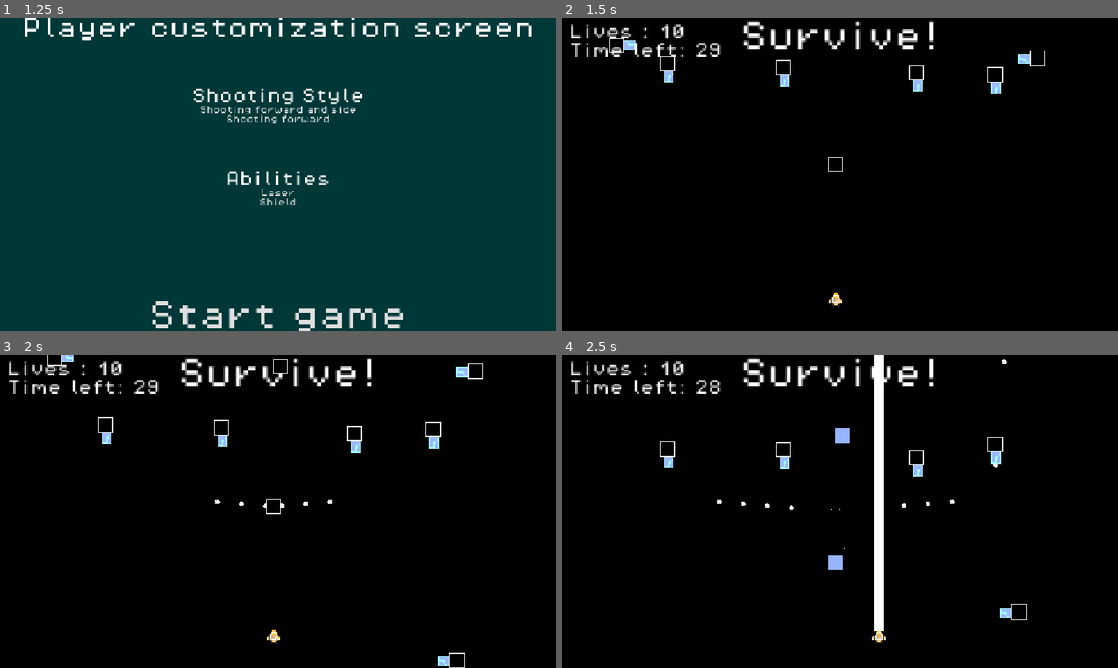
Above: before the commit, frames 1-4 (two rows, left to right).
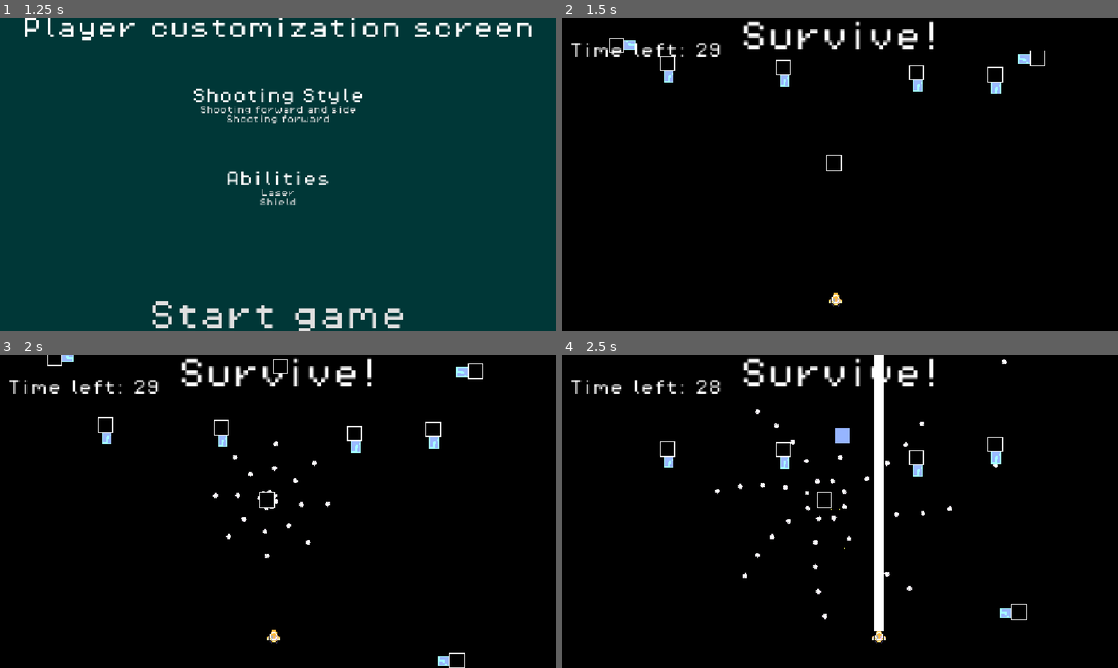
Above: after the commit, the same moments.

Repository: Draftier/Geometric-Invasion-CSS-497
Game: Godot game, scene res://scenes/UI/main_menu.tscn
Same seed, same stepped clock (60 frames per second), same inputs: the game is played once before the commit and once after it. The engine's default icon, where the game draws it, is replaced by a stand-in: a white triangle on a blue panel in a dark square.
Inputs:
- Up to frame 1 (1.25 s): click "Singleplayer" at 0.5 s
- Up to frame 2 (1.5 s): click "Start game" at 1.25 s
- Up to frame 3 (2 s): no input
- Up to frame 4 (2.5 s): hold Right (right) from 2.03 s (still down); hold Z (shoot) from 2.03 s (still down); tap X (ability) at 2.1 s

Frame 1 is identical in both runs. In frame 2, 0.4% of the frame differs, in the area x 1-51%, y 2-50%; in frame 3, 0.6%; in frame 4, 0.9%, in the area x 1-71%, y 2-85%.

Commit message:
Experimenting with emitter points and emitters having emitters

Diff:
--- /dev/null
+++ b/geometric-invasion/delete_this.tscn
@@ -0,0 +1,45 @@
+[gd_scene format=3 uid="uid://d28h2dxhlnoyv"]
+
+[ext_resource type="PackedScene" uid="uid://cu4vxxsdf4l7r" path="res://scenes/Enemy/rotater_shoot_enemy.tscn" id="2_qa1gc"]
+[ext_resource type="Script" uid="uid://dmjfjfilssxt6" path="res://scripts/enemy/movement_base.gd" id="2_ykydf"]
+[ext_resource type="Script" uid="uid://c8u5b5y0i25wp" path="res://scripts/enemy/directional_movement.gd" id="3_7b7m2"]
+[ext_resource type="Script" uid="uid://thlx0gtur2d4" path="res://scripts/enemy/enemy_movement_data.gd" id="4_1a23g"]
+[ext_resource type="PackedScene" uid="uid://u1mg53l5kgsv" path="res://scenes/Player/player_default_shooting_style.tscn" id="6_ykydf"]
+
+[sub_resource type="Resource" id="Resource_1a23g"]
+script = ExtResource("3_7b7m2")
+direction = 2
+distance = 0.5
+metadata/_custom_type_script = "uid://c8u5b5y0i25wp"
+
+[sub_resource type="Resource" id="Resource_7b7m2"]
+script = ExtResource("4_1a23g")
+movement_array = Array[ExtResource("2_ykydf")]([SubResource("Resource_1a23g")])
+metadata/_custom_type_script = "uid://thlx0gtur2d4"
+
+[sub_resource type="Resource" id="Resource_spnbt"]
+script = ExtResource("3_7b7m2")
+direction = 3
+distance = 0.5
+metadata/_custom_type_script = "uid://c8u5b5y0i25wp"
+
+[sub_resource type="Resource" id="Resource_4te4a"]
+script = ExtResource("4_1a23g")
+movement_array = Array[ExtResource("2_ykydf")]([SubResource("Resource_spnbt")])
+metadata/_custom_type_script = "uid://thlx0gtur2d4"
+
+[node name="Node2D" type="Node2D" unique_id=1312807682]
+position = Vector2(-544, -312)
+
+[node name="Player" parent="." unique_id=1651887187 instance=ExtResource("6_ykydf")]
+position = Vector2(543, 308)
+
+[node name="Rotater_Shoot_Enemy" parent="." unique_id=1367146779 instance=ExtResource("2_qa1gc")]
+position = Vector2(664, 304)
+spawn_point_count = 8
+movement_events = SubResource("Resource_7b7m2")
+
+[node name="Rotater_Shoot_Enemy2" parent="." unique_id=933205845 instance=ExtResource("2_qa1gc")]
+position = Vector2(424, 304)
+spawn_point_count = 8
+movement_events = SubResource("Resource_4te4a")
--- a/geometric-invasion/emitter_test.gd
+++ b/geometric-invasion/emitter_test.gd
@@ -1,35 +1,84 @@
+@tool
 extends Node2D
+class_name emitter_test
 
 @export_range(0, 2 * PI) var change_in_angle : float
-@export var num_spawn_points : int = 3
+@export var num_spawn_points : int = 20
 @export_range(0, 2 * PI) var distance_between_bullets : float = 0.0
+@export var bullet_speed : float
+
+var theta : float
+var prev_rotation : float = 0.0
+var cur_rotation : float = 0.0
+
+@export var test_array : Array[emitter_test_resource] = []
 
 @export var bullet : PackedScene
+@export var emitter : PackedScene
+
+func activate() -> void:
+	pass
+
+func reset() -> void:
+	pass
 
 func _ready() -> void:
+	assert(bullet_speed > 0, "Bullet speed is set to 0")
+	theta = $Marker2D.rotation
+
+	if $Timer.timeout.is_connected(_on_timer_timeout):
+		$Timer.timeout.disconnect(_on_timer_timeout)
+
+	$Timer.timeout.connect(_on_timer_timeout)
 	pass
 
 func _physics_process(delta: float) -> void:
-	$Marker2D.rotation += deg_to_rad(10)
-	pass
-
-
-func spawn_bullets() -> void:
-	for i in range(num_spawn_points):
-
-		pass
+	#$Marker2D.rotation += deg_to_rad(10)
 	pass
 
 
 func _on_timer_timeout() -> void:
-	print("fart")
-	var b : Bullet = bullet.instantiate()
+	for i in range (1, num_spawn_points+1):
+		var b : Bullet = bullet.instantiate()
+		#b.global_rotation = clamp(rad_to_deg($Marker2D.rotation), 0, 360)
+		theta = distance_between_bullets
+		#clamp(theta, 0,distance_between_bullets)
+		#fmod(theta, distance_between_bullets)
+		#b.global_rotation = self.global_position.rotated(theta * i).angle()
+		b.global_rotation = (global_rotation + ((theta / num_spawn_points) * i))
+		var temp = PoolManager.emitter_pool.pull_from_pool()
+		temp.emitter = emitter
+		temp.bullet = bullet
+		temp.change_in_angle = change_in_angle
+		temp.distance_between_bullets = distance_between_bullets
+		temp.bullet_speed = bullet_speed
+		temp.global_position = b.global_position
+		b.emitter = temp
+		add_child(b)
 
-	b.global_rotation = $Marker2D.rotation
-	b.global_position = $Marker2D.position
-	add_child(b)
-	b.speed = 250
-	b.activate()
+		if i == 0:
+			print(b.global_rotation)
+		#print(self.global_position.rotated(theta * i).angle())
+		b.speed = 250
+		b.activate()
+
+
+	#for i in test_array:
+		#var b : Bullet = bullet.instantiate()
+		#b.global_rotation = i.radians
+		#
+		#add_child(b)
+		#b.speed = 250
+		#b.activate()
+		#pass
 	$Timer.start()
 
+	# Create a spawn point at each rotated distance
+	#for i in range (spawn_point_count):
+		#var spawn_point = Node2D.new()
+		#var pos = Vector2(radius, 0).rotated(step * i)
+		#spawn_point.position = pos
+		#spawn_point.rotation = pos.angle()
+		#rotater.add_child(spawn_point)
+
 	pass # Replace with function body.
--- a/geometric-invasion/emitter_test.tscn
+++ b/geometric-invasion/emitter_test.tscn
@@ -3,13 +3,35 @@
 [ext_resource type="Texture2D" uid="uid://h688hsh4ax6m" path="res://icon.svg" id="1_d7ven"]
 [ext_resource type="Script" uid="uid://bg7ka1615oja3" path="res://emitter_test.gd" id="1_yn2kh"]
 [ext_resource type="PackedScene" uid="uid://d02ey725i8t81" path="res://scenes/Enemy/obstacle_bullet_base.tscn" id="2_jq3ym"]
+[ext_resource type="Script" uid="uid://fossju3a42ni" path="res://emitter_test_resource.gd" id="2_kw2qj"]
+
+[sub_resource type="Resource" id="Resource_jq3ym"]
+script = ExtResource("2_kw2qj")
+radians = 0.1
+metadata/_custom_type_script = "uid://fossju3a42ni"
+
+[sub_resource type="Resource" id="Resource_kw2qj"]
+script = ExtResource("2_kw2qj")
+radians = 0.15
+metadata/_custom_type_script = "uid://fossju3a42ni"
+
+[sub_resource type="Resource" id="Resource_1lpsg"]
+script = ExtResource("2_kw2qj")
+radians = 0.3
+metadata/_custom_type_script = "uid://fossju3a42ni"
 
 [node name="emitter_test" type="Node2D" unique_id=1019809325]
 position = Vector2(534, 353)
 script = ExtResource("1_yn2kh")
+change_in_angle = 1.047
+num_spawn_points = 2
+distance_between_bullets = 0.567
+bullet_speed = 250.03
+test_array = Array[ExtResource("2_kw2qj")]([SubResource("Resource_jq3ym"), SubResource("Resource_kw2qj"), SubResource("Resource_1lpsg")])
 bullet = ExtResource("2_jq3ym")
 
 [node name="Icon" type="Sprite2D" parent="." unique_id=268234599]
+visible = false
 position = Vector2(18.999998, 0.99999994)
 scale = Vector2(0.6640625, 0.6640625)
 texture = ExtResource("1_d7ven")
@@ -17,7 +39,4 @@
 [node name="Marker2D" type="Marker2D" parent="." unique_id=694606557]
 
 [node name="Timer" type="Timer" parent="." unique_id=220793777]
-wait_time = 0.05
 autostart = true
-
-[connection signal="timeout" from="Timer" to="." method="_on_timer_timeout"]
--- /dev/null
+++ b/geometric-invasion/emitter_test_resource.gd
@@ -0,0 +1,4 @@
+extends Resource
+class_name emitter_test_resource
+
+@export_range(0, 2 * PI) var radians
--- a/geometric-invasion/project.godot
+++ b/geometric-invasion/project.godot
@@ -89,3 +89,4 @@
 
 textures/canvas_textures/default_texture_filter=0
 rendering_device/driver.windows="d3d12"
+environment/defaults/default_clear_color=Color(0, 0, 0, 1)
--- a/geometric-invasion/scenes/Enemy/rotater_shoot_enemy.tscn
+++ b/geometric-invasion/scenes/Enemy/rotater_shoot_enemy.tscn
@@ -2,24 +2,46 @@
 
 [ext_resource type="PackedScene" uid="uid://cp837cm6qinkj" path="res://scenes/Enemy/enemy.tscn" id="1_ofwuk"]
 [ext_resource type="Script" uid="uid://cmghxkb54ap6j" path="res://scripts/enemy/rotater_shoot_enemy.gd" id="2_ukbsx"]
+[ext_resource type="Script" uid="uid://dmjfjfilssxt6" path="res://scripts/enemy/movement_base.gd" id="3_6cvjy"]
 [ext_resource type="Shader" uid="uid://cqv7cjdn8x0b5" path="res://shaders/flash.tres" id="3_wj5wt"]
+[ext_resource type="Script" uid="uid://c8u5b5y0i25wp" path="res://scripts/enemy/directional_movement.gd" id="4_dckj1"]
+[ext_resource type="Script" uid="uid://thlx0gtur2d4" path="res://scripts/enemy/enemy_movement_data.gd" id="5_v1lex"]
 
-[sub_resource type="ShaderMaterial" id="ShaderMaterial_hyd6s"]
+[sub_resource type="Resource" id="Resource_q1f2k"]
+script = ExtResource("4_dckj1")
+direction = 2
+distance = 0.05
+metadata/_custom_type_script = "uid://c8u5b5y0i25wp"
+
+[sub_resource type="Resource" id="Resource_4lg1g"]
+script = ExtResource("4_dckj1")
+direction = 3
+distance = 0.05
+metadata/_custom_type_script = "uid://c8u5b5y0i25wp"
+
+[sub_resource type="Resource" id="Resource_hyd6s"]
+script = ExtResource("5_v1lex")
+movement_array = Array[ExtResource("3_6cvjy")]([SubResource("Resource_q1f2k"), SubResource("Resource_4lg1g")])
+metadata/_custom_type_script = "uid://thlx0gtur2d4"
+
+[sub_resource type="ShaderMaterial" id="ShaderMaterial_6cvjy"]
 resource_local_to_scene = true
 shader = ExtResource("3_wj5wt")
 shader_parameter/Color = Color(1, 1, 1, 1)
 shader_parameter/Progress = 1.0
 
 [node name="Rotater_Shoot_Enemy" unique_id=1367146779 instance=ExtResource("1_ofwuk")]
+position = Vector2(1007, 321)
 script = ExtResource("2_ukbsx")
-rotate_speed = 0
+rotate_speed = 200
 shooter_timer_wait_time = 0.1
-spawn_point_count = 4
+spawn_point_count = 16
 radius = 16
+movement_events = SubResource("Resource_hyd6s")
 speed = 10
 
 [node name="Sprite2D" parent="." index="0" unique_id=1252295741]
-material = SubResource("ShaderMaterial_hyd6s")
+material = SubResource("ShaderMaterial_6cvjy")
 
 [node name="Rotater" type="Node2D" parent="." index="3" unique_id=1939589730]
 
--- a/geometric-invasion/scenes/Player/player.tscn
+++ b/geometric-invasion/scenes/Player/player.tscn
@@ -182,6 +182,7 @@
 [node name="guns" type="Node2D" parent="." unique_id=1613688656]
 
 [node name="CanvasLayer" type="CanvasLayer" parent="." unique_id=2130673927]
+visible = false
 follow_viewport_enabled = true
 
 [node name="Label" type="Label" parent="CanvasLayer" unique_id=562683868]
--- a/geometric-invasion/scenes/Pools/pool_manager.tscn
+++ b/geometric-invasion/scenes/Pools/pool_manager.tscn
@@ -4,6 +4,7 @@
 [ext_resource type="Script" uid="uid://2p7xdn8rosd7" path="res://scripts/Pooling/pool.gd" id="2_psedc"]
 [ext_resource type="PackedScene" uid="uid://iie43arv0boo" path="res://scenes/Player/player_bullet.tscn" id="3_fvd53"]
 [ext_resource type="PackedScene" uid="uid://d02ey725i8t81" path="res://scenes/Enemy/obstacle_bullet_base.tscn" id="4_id1ti"]
+[ext_resource type="PackedScene" uid="uid://lha1c308vq6j" path="res://emitter_test.tscn" id="5_id1ti"]
 
 [node name="PoolManager" type="Node2D" unique_id=365144408]
 z_index = 1000
@@ -20,3 +21,9 @@
 script = ExtResource("2_psedc")
 bullet_scene = ExtResource("4_id1ti")
 metadata/_custom_type_script = "uid://2p7xdn8rosd7"
+
+[node name="EmitterPool" type="Node" parent="." unique_id=689595192]
+unique_name_in_owner = true
+script = ExtResource("2_psedc")
+bullet_scene = ExtResource("5_id1ti")
+metadata/_custom_type_script = "uid://2p7xdn8rosd7"
--- a/geometric-invasion/scenes/game.tscn
+++ b/geometric-invasion/scenes/game.tscn
@@ -269,8 +269,9 @@
 
 [node name="Rotater_Shoot_Enemy" parent="." unique_id=1705948068 instance=ExtResource("8_gee14")]
 position = Vector2(-6, -11)
+rotate_speed = 20
 shooter_timer_wait_time = 0.2
-spawn_point_count = 2
+spawn_point_count = 8
 radius = 2
 health = 10
 
--- a/geometric-invasion/scripts/Pooling/pool.gd
+++ b/geometric-invasion/scripts/Pooling/pool.gd
@@ -12,7 +12,7 @@
 var bullets : Array [ Bullet ]
 
 # Function to add bullets to the object pool
-func add_to_pool(bullet : Bullet) -> void:
+func add_to_pool(bullet : Node) -> void:
 	bullet.reset()
 	get_instance_id()
 	# We reparent the bullet to make sure it appears correctly in scene tree
@@ -34,8 +34,8 @@
 			add_to_pool(bullet)
 
 # Function to pull bullets from the pool
-func pull_from_pool() -> Bullet:
-	var bullet: Bullet
+func pull_from_pool() -> Node:
+	var bullet: Node
 	# Check if pool is empty or not empty, either way check type of bullet
 	if bullets.is_empty():
 		bullet = bullet_scene.instantiate()
@@ -48,7 +48,7 @@
 	return bullet
 
 # Function to add bullet to pool when bullet exits screen
-func _on_bullet_exit_screen(bullet : Bullet) -> void:
+func _on_bullet_exit_screen(bullet : Node) -> void:
 	add_to_pool(bullet)
 
 # Function to go through all bullets and get them out of pool
--- a/geometric-invasion/scripts/Pooling/pool_manager.gd
+++ b/geometric-invasion/scripts/Pooling/pool_manager.gd
@@ -4,6 +4,7 @@
 # These are the pools that the manager is managing
 @onready var player_bullet_pool : ObjectPool = %PlayerBulletPool
 @onready var enemy_bullet_pool : ObjectPool = %EnemyBulletPool
+@onready var emitter_pool : ObjectPool = %EmitterPool
 
 # These functions get bullets from their respective pool
 func give_player_bullet() -> Bullet:
@@ -19,6 +20,9 @@
 func return_to_enemy_pool(bullet : Bullet) -> void:
 	enemy_bullet_pool.call_deferred("add_to_pool", bullet)
 
+func give_emitter() -> emitter_test:
+	return emitter_pool.pull_from_pool()
+
 # These functions are utilized to destroy and initiailize pools upon level loading
 func destroy_pools() -> void:
 	enemy_bullet_pool.destroy_pool()
@@ -27,3 +31,4 @@
 func init_pools() -> void:
 	enemy_bullet_pool.initialize_pool()
 	player_bullet_pool.initialize_pool()
+	#emitter_pool.initialize_pool()
--- a/geometric-invasion/scripts/bullet/enemy_bullet.gd
+++ b/geometric-invasion/scripts/bullet/enemy_bullet.gd
@@ -1,6 +1,8 @@
 extends Bullet
 
 @onready var bullet_hurtbox = %Hurtbox
+
+@export var emitter : emitter_test
 
 func _ready() -> void:
 	super._ready()
@@ -37,5 +39,8 @@
 	self.bullet_hitbox.monitorable = true
 	self.bullet_hurtbox.monitoring = true
 
+	if emitter != null:
+		add_child(emitter)
+
 func _on_hit() -> void:
 	PoolManager.return_to_enemy_pool(self)
--- a/geometric-invasion/scripts/enemy/base_enemy.gd
+++ b/geometric-invasion/scripts/enemy/base_enemy.gd
@@ -44,7 +44,9 @@
 	pass
 
 func _physics_process(delta: float) -> void:
+	# Check if the current movement event is directional or curved
 	if cur_event is DirectionalMovement:
+		# If direction then check speed curve and move specified distance in direction at speed of current sampled speed curve
 		# If there's a speed curve then sample the curve based on distance traveled and take speed from curve
 		if cur_event != null and cur_event.speed_curve != null:
 			distance_traveled_progress = (distance_to_move - global_position.distance_to(target_pos)) / distance_to_move
@@ -60,14 +62,21 @@
 			print("Directional end pos:" ,global_position)
 			movement_finished.emit()
 
+	# If curved movement, then check if the current position is not equal to target position at end of curve
 	elif cur_event is CurveMovement:
+		# If current position not equal to target pos at end of curve
 		if round(position) != round(cur_event.target_pos):
+			# Check if we have a set speed curve
 			if cur_event.speed_curve != null:
+				# If we have a speed curve move along the bezier curve with sampled speed based on speed curve
 				global_position = set_curved_movement(cur_event, clamp(curve_time * cur_event.speed_curve.sample(global_position.length() / cur_event.estimated_curve_length), 0.0, 1.0))
 			else:
+				# If no speed curve, move based on time taken to move through curve
 				global_position = set_curved_movement(cur_event, clamp(curve_time, 0.0, 1.0))
+			# Update the time value for curve
 			curve_time += delta
 		else:
+			# Reset curve time to 0 after enemy is about in the target position
 			curve_time = 0
 			movement_finished.emit()
 		pass
@@ -110,6 +119,7 @@
 		# If is directional movement then set relevant vars for directional movement
 		if i is DirectionalMovement:
 			set_directional_movement(i)
+		# If is curved movement then set relevant vars for curved movement via screen size and self global pos
 		elif i is CurveMovement:
 			i.normalize_points(self, screen)
 		cur_event = i
@@ -153,15 +163,19 @@
 		# Variables to store initial direction and angle
 		function_direction = direction_vector
 
+# This function lerps through the points given in the point array for the curved movemment
 func set_curved_movement(movement : CurveMovement, t : float) -> Vector2:
-
+	# Temp array to store prev lerped values
 	var temp_array : Array[Vector2] = []
 
+	# Loop through the given point array and lerp cur point by point after it
 	for i in range(movement.normalized_vec2_array.size()):
 		if i + 1 < movement.normalized_vec2_array.size():
+			# Then add lerped point to temp array for return
 			var temp : Vector2 = movement.normalized_vec2_array[i].lerp(movement.normalized_vec2_array[i+1], t)
 			temp_array.append(temp)
 
+	# Return the final interpolated point
 	var to_return = temp_array[0].lerp(temp_array[temp_array.size()-1], t)
 	return to_return
 
--- a/geometric-invasion/scripts/enemy/curve_movement.gd
+++ b/geometric-invasion/scripts/enemy/curve_movement.gd
@@ -1,8 +1,12 @@
+# This class represents a curved movement
 extends Movement
 class_name CurveMovement
 
+# Vector of normalized points based on screen size
 var normalized_vec2_array : Array[Vector2] = []
+# Estimated curve length to help track how far into curve object is
 var estimated_curve_length : float = 0.0
+# Estimate target position based on last normalized point of curve
 var target_pos : Vector2
 
 @export var point_array : Array[Point] = []
--- a/geometric-invasion/scripts/enemy/rotater_shoot_enemy.gd
+++ b/geometric-invasion/scripts/enemy/rotater_shoot_enemy.gd
@@ -55,6 +55,12 @@
 
 
 func _ready() -> void:
+	#speed = 400
+	#PoolManager.init_pools()
+
+	#$Camera2D.global_position = self.global_position
+	#$Camera2D.reparent(get_tree().current_scene)
+	#
 	# Do same ready as parent
 	super._ready()
 
Not shown, added: geometric-invasion/emitter_test_resource.gd.uid
